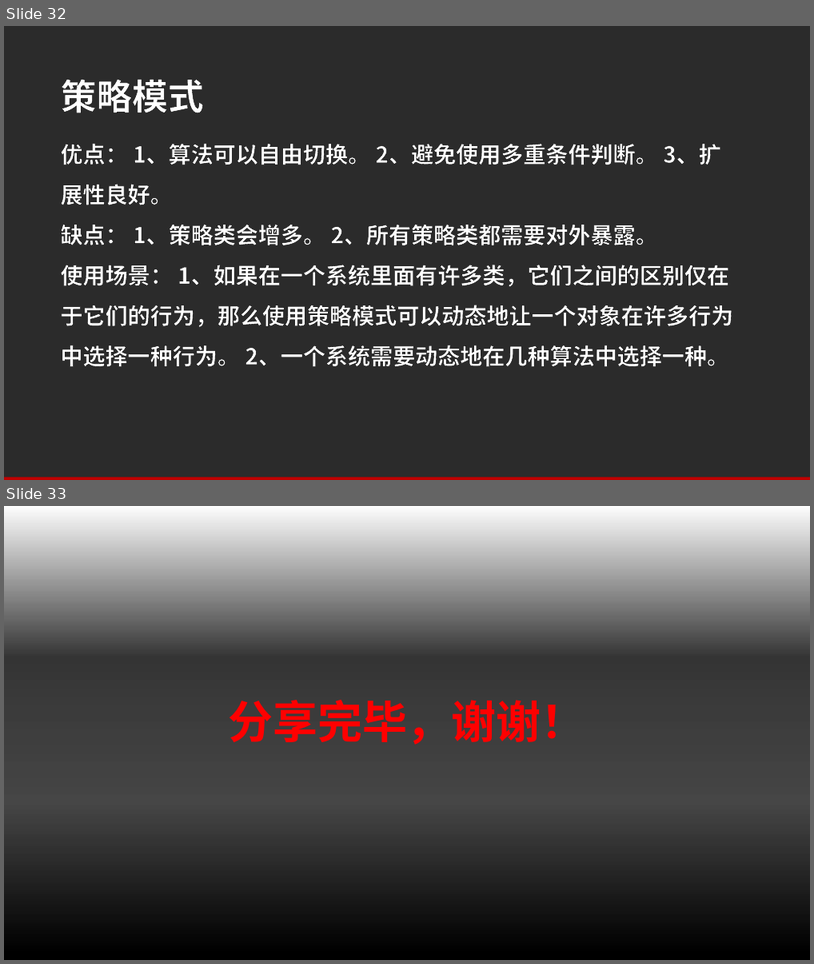
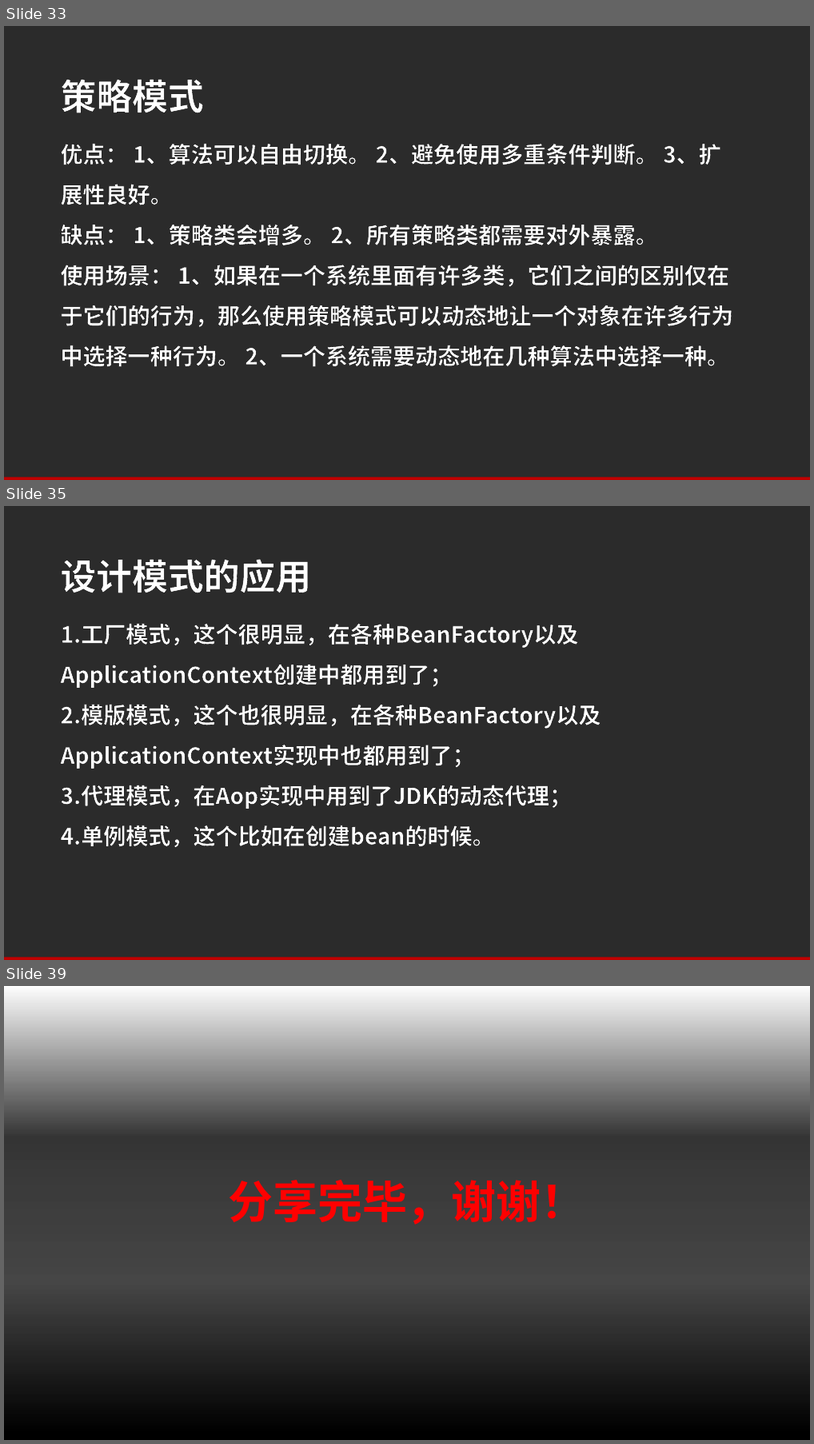
Before and after one commit to angellee1988/design-pattern, a slide deck: 常用设计模式.pptx. Shown one above the other, each under a label of ours: slides 32 and 33 before the commit, slides 33, 35 and 39 after it; the slides between them are not shown. The pictures are 814x964 and 814x1444 pixels, drawn with LibreOffice and Linux fonts; fonts in the diff are those of the drawing; background and template pictures are left out; a plain dark background stands for a picture behind light text. Boxes give left, top, right and bottom in pixels: in the first picture for what was removed or moved away, otherwise in the second. Text is boxed around its words. In the diff, an @@ line names an element or a change of style, - is before the commit and + after.

```diff
--- a/常用设计模式.pptx
+++ b/常用设计模式.pptx
@@ slide 35 added at [4,506,810,960], background picture (left out); not listed: 1 template element that a slide beside it also shows @@
@@ text added at [61,559,312,593], 32 pt, text #FFFFFF, bold @@
+设计模式的应用
@@ text added at [61,624,602,847], 20 pt, text #FFFFFF, bold @@
+1.工厂模式，这个很明显，在各种BeanFactory以及ApplicationContext创建中都用到了；
+2.模版模式，这个也很明显，在各种BeanFactory以及ApplicationContext实现中也都用到了；
+3.代理模式，在Aop实现中用到了JDK的动态代理；
+4.单例模式，这个比如在创建bean的时候。
@@ what was slide 32 is now slide 33 @@
@@ what was slide 33 is now slide 39 @@
```
Also in this commit, not shown: 4 slides changed, 5 other slides added.
